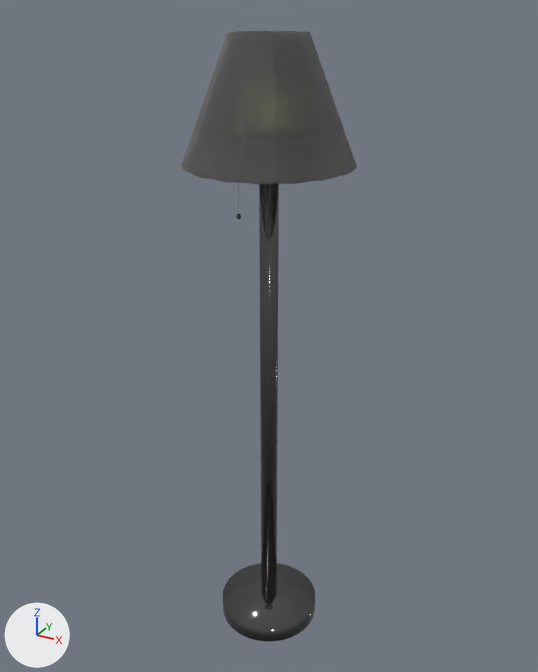
One commit to the glTF model public/models/LampDown/LampDown.glb: the scene before it, then after it.
One viewpoint serves both versions: a camera (50 mm lens) standing at (0.906, -1.648, 1.789) and looking at (-0.016, 0.03, 0.95). The axes (+X, +Y, +Z) are drawn at lower left. The lights are the same throughout. Where no turn or scale is listed for an object, it has been applied to the vertices.
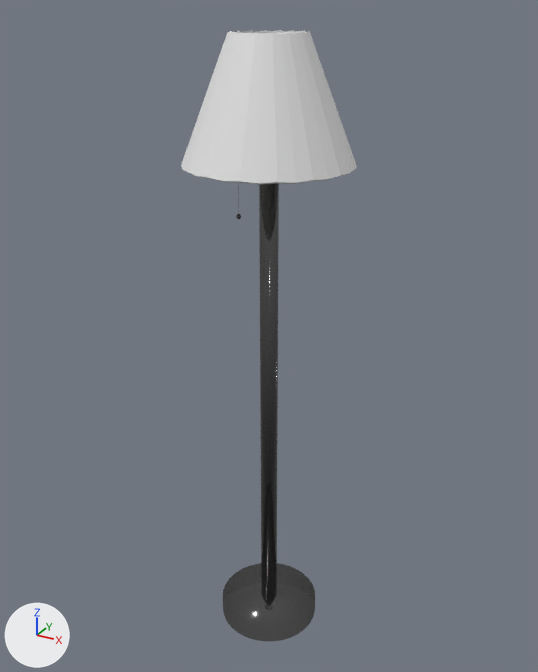
Location of each change, (x1, y1, x2, y2) in pixels of the pictures (538 x 672 px):
'Cone', recoloured (grey to white)
    both: (181, 30, 357, 185)

Diff of the bpy script that builds the scene:
```diff
--- a/public/models/LampDown/LampDown.glb.py
+++ b/public/models/LampDown/LampDown.glb.py
@@ mat_material_001 @@
+mat_material_001 = principled_material('Material.001')
+mat_material_001.base_color = (0.8, 0.8, 0.8)  # white #e7e7e7
@@ me_cone @@
 me_cone.from_pydata(...)  # 192 vertices, 384 faces; spans x -0.218..0.218, y -0.218..0.218, z 1.51..1.825
-me_cone.materials.append(mat_up)  # grey #929292
+me_cone.materials.append(mat_material_001)  # white #e7e7e7
```
